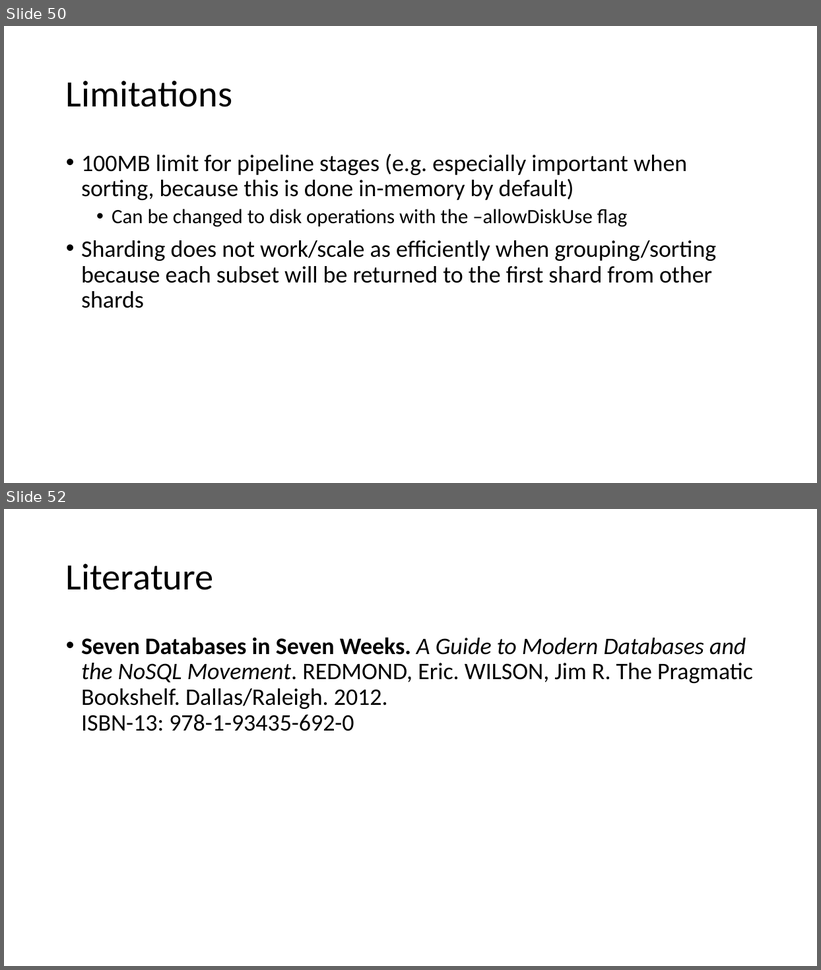
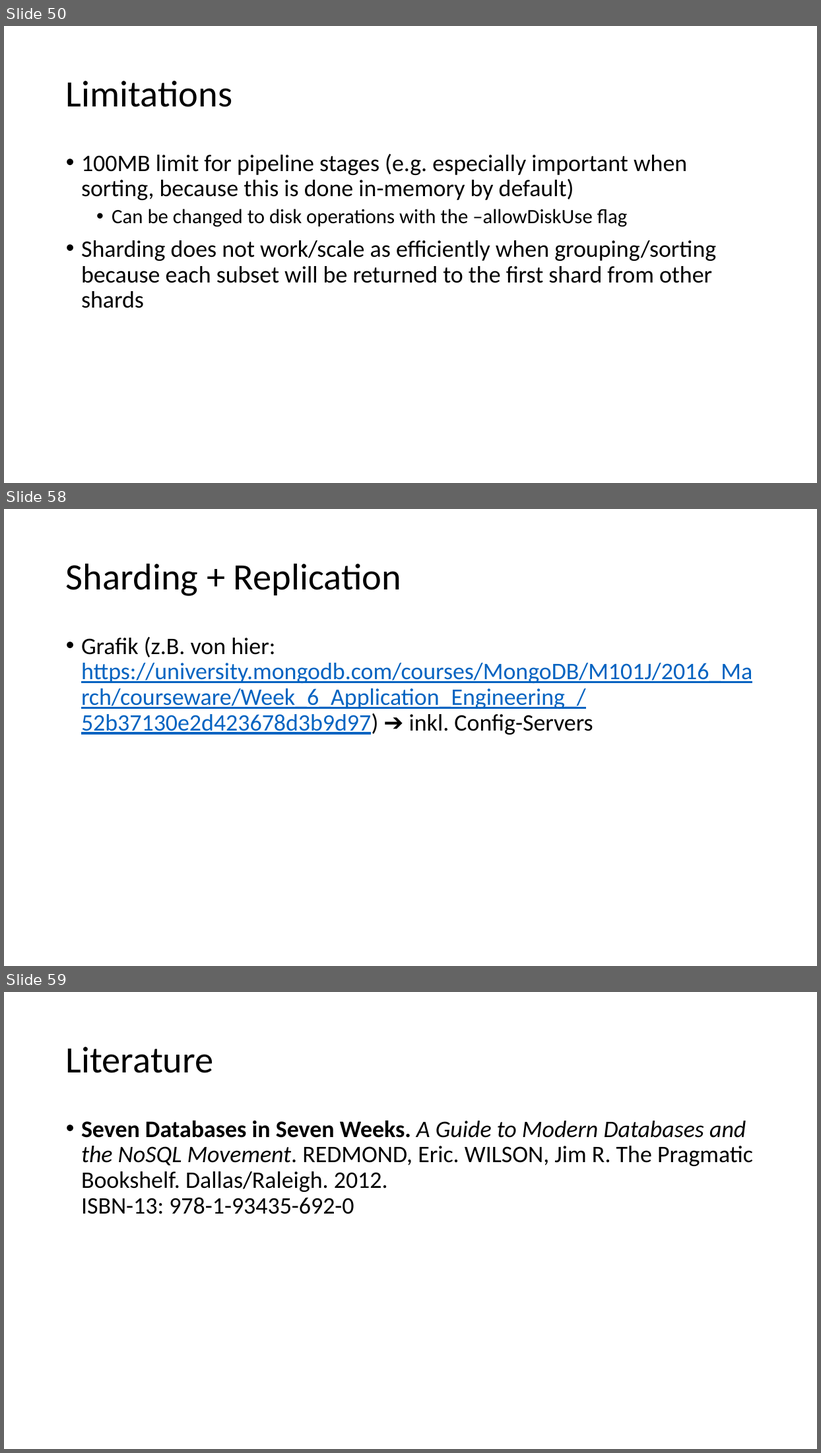
Before and after one commit to tiefenauer/m101j, a slide deck: m101j.pptx. Shown one above the other, each under a label of ours: slides 50 and 52 before the commit, slides 50, 58 and 59 after it; the slides between them are not shown. The pictures are 821x970 and 821x1453 pixels, drawn with LibreOffice and Linux fonts; fonts in the diff are those of the drawing. Boxes give left, top, right and bottom in pixels: in the first picture for what was removed or moved away, otherwise in the second. Text is boxed around its words. In the diff, an @@ line names an element or a change of style, - is before the commit and + after.

```diff
--- a/m101j.pptx
+++ b/m101j.pptx
@@ slide 58 added at [4,509,817,966], background #FFFFFF @@
@@ title added at [66,563,401,596], 44 pt, text #000000 @@
+Sharding + Replication
@@ text added at [81,637,752,735], 28 pt, text #0563C1, underline @@
+• Grafik (z.B. von hier: https://university.mongodb.com/courses/MongoDB/M101J/2016_March/courseware/Week_6_Application_Engineering_/52b37130e2d423678d3b9d97) ➔ inkl. Config-Servers
@@ what was slide 52 is now slide 59 @@
```
Also in this commit, not shown: 6 other slides added.
